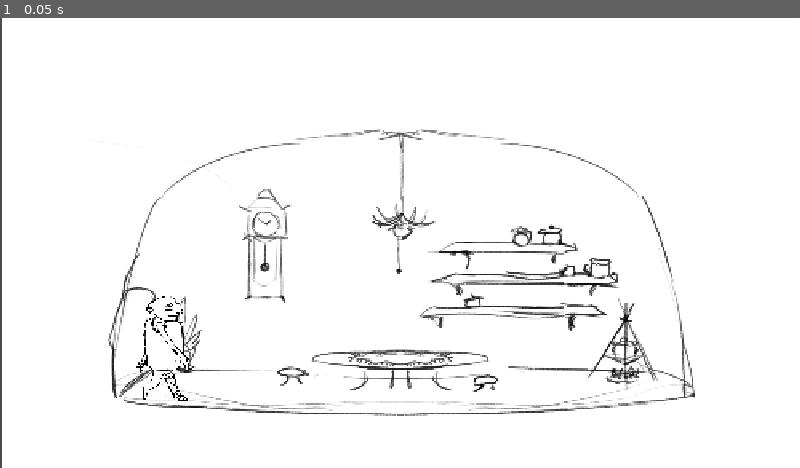
Above: before the commit, frame 1.
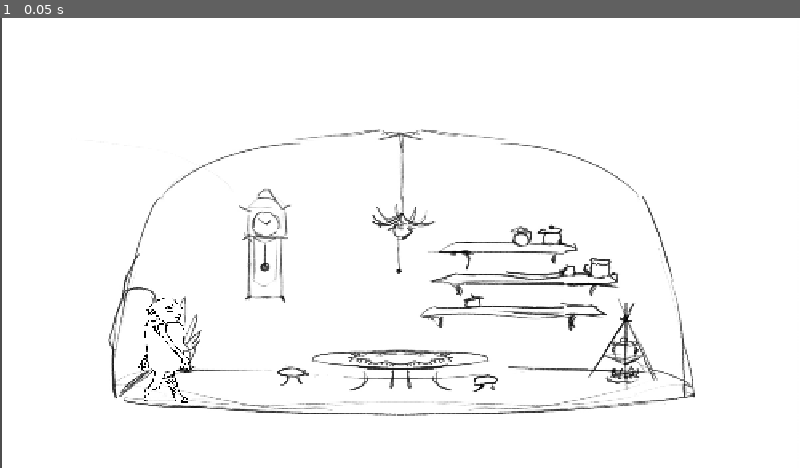
Above: after the commit, the same moment.

Repository: Rudolf-s-gang/projekt-1
Game: Godot game, scene res://scenes/game.tscn
Two runs of this game, one before a commit and one after it. Both use one fixed random seed, a clock stepped at 60 frames per second and the inputs below.
Inputs:
- Up to frame 1 (0.05 s): no input

The runs differ from the first frame. In frame 1, 0.3% of the frame differs, in the area x 17-24%, y 61-86%.

Commit message:
fix: refine player movement and navigation

Diff:
--- a/scenes/game.tscn
+++ b/scenes/game.tscn
@@ -4,9 +4,9 @@
 [ext_resource type="Texture2D" uid="uid://bqg4ts104n0xu" path="res://assets/sprites/mistnost.jpg" id="2_yqjtg"]
 
 [sub_resource type="NavigationPolygon" id="NavigationPolygon_yqjtg"]
-vertices = PackedVector2Array(-3183.99, 574.32, -4149.3, 518.656, -3958.65, 399.477, -3303.5, 383.703, -3228.98, 488.891, -1738.43, 504.969, -1480.5, 580.688, -1641.88, 364.602, -1191.99, 380.328, -812.391, 502.273, -543.898, 407.82, -516.008, 445.844, -530.453, 498.328)
+vertices = PackedVector2Array(-3183.99, 574.32, -4149.3, 518.656, -3958.65, 399.477, -3303.76, 383.711, -3224.85, 504.828, -1701.64, 527.367, -1480.5, 580.688, -1640.19, 364.656, -1191.99, 380.328, -812.391, 502.273, -543.898, 407.82, -516.008, 445.844, -530.453, 498.328)
 polygons = Array[PackedInt32Array]([PackedInt32Array(0, 1, 2, 3, 4), PackedInt32Array(0, 4, 5, 6), PackedInt32Array(6, 5, 7, 8, 9), PackedInt32Array(9, 10, 11, 12), PackedInt32Array(9, 12, 6)])
-outlines = Array[PackedVector2Array]([PackedVector2Array(-41 …(129 unchanged characters)… 1190.25, 370.387, -1647.02, 354.422, -1743.65, 494.913, -3223.77, 478.948, -3298.43, 373.58, -3961.63, 389.545)])
+outlines = Array[PackedVector2Array]([PackedVector2Array(-41 …(129 unchanged characters)… 1190.25, 370.387, -1647.02, 354.422, -1708.51, 517.265, -3219.37, 494.914, -3298.43, 373.58, -3961.63, 389.545)])
 parsed_geometry_type = 1
 parsed_collision_mask = 4294967041
 
--- a/scenes/player.tscn
+++ b/scenes/player.tscn
@@ -10,7 +10,7 @@
 [sub_resource type="GDScript" id="GDScript_3vyb7"]
 script/source = "extends CharacterBody2D
 
-@export var speed: float = 100
+@export var speed: float = 150
 
 @onready var agent: NavigationAgent2D = $NavigationAgent2D
 # Uložíme si odkaz na uzel, který přehrává obrázky postavy.
@@ -51,8 +51,8 @@
 	)
 
 	# Kliknutí mimo navigační plochu ignorujeme.
-	# Tolerance 5 pixel řeší drobné nepřesnosti na hranici.
-	if clicked_position.distance_to(closest_point) > 5.0:
+	# Tolerance 10 pixel řeší drobné nepřesnosti na hranici.
+	if clicked_position.distance_to(closest_point) > 10.0:
 		return
 
 	agent.target_position = closest_point
@@ -111,8 +111,6 @@
 		# Původní obrázek hledí doleva.
 		# Při pohybu doprava (kladné X) ho proto zrcadlíme.
 		sprite.flip_h = actual_velocity.x > 0.0
-
-	move_and_slide()
 "
 
 [sub_resource type="AtlasTexture" id="AtlasTexture_3v2ag"]
@@ -176,9 +174,10 @@
 script = SubResource("GDScript_3vyb7")
 
 [node name="AnimatedSprite2D" type="AnimatedSprite2D" parent="."]
-position = Vector2(-34, -719)
+position = Vector2(-19, -701)
 sprite_frames = SubResource("SpriteFrames_fulsm")
-frame_progress = 0.572751
+frame = 2
+frame_progress = 0.2276
 flip_h = true
 
 [node name="kolize-chůze" type="CollisionShape2D" parent="."]
